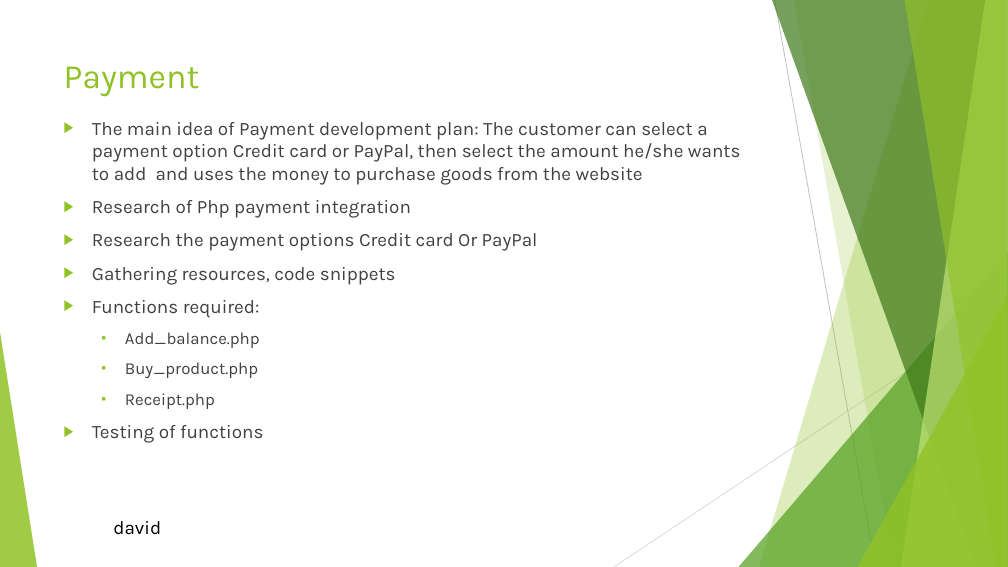
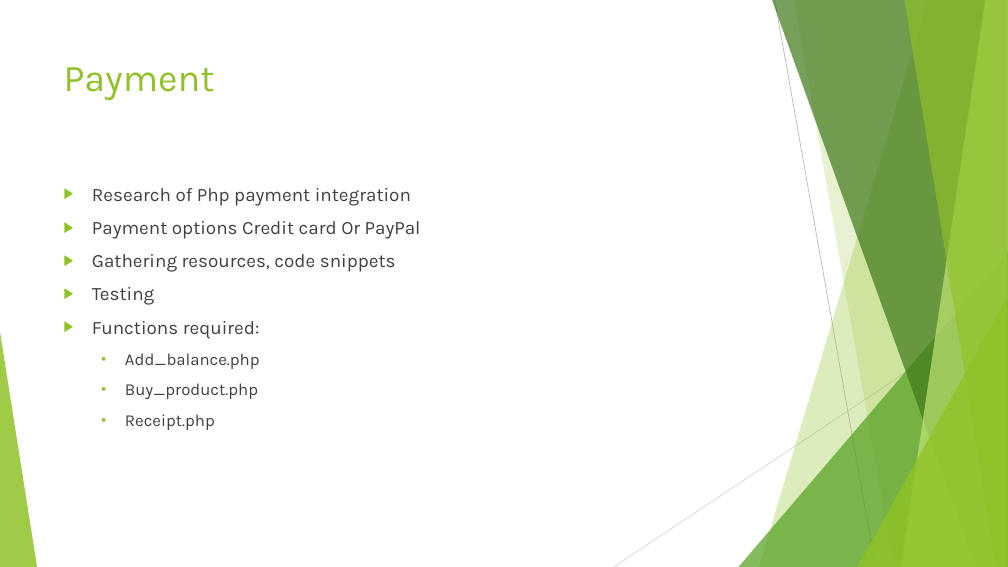
Before and after one commit to ASA786/supermarket_app, a slide deck: slide 17 of Team Project/Presentation (1).pptx (slide 15 before the commit). Drawn at 1008x567 pixels with LibreOffice and Linux fonts; fonts in the diff are those of the drawing. Boxes give left, top, right and bottom in pixels: in the first picture for what was removed or moved away, otherwise in the second. Text is boxed around its words. In the diff, an @@ line names an element or a change of style, - is before the commit and + after.

```diff
--- a/Team Project/Presentation (1).pptx
+++ b/Team Project/Presentation (1).pptx
@@ title "Payment" at <box>64,67,215,101</box>: size 32.4 to 36 pt @@
@@ text at <box>92,122,741,185</box>: paragraph removed @@
-▶ The main idea of Payment development plan: The customer can select a payment option Credit card or PayPal, then select the amount he/she wants to add and uses the money to purchase goods from the website
@@ text "Research of Php payment integration": place and size @@
-text "Research of Php payment integration" at <box>92,122,741,443</box>
+text "Research of Php payment integration" at <box>92,188,421,430</box>
@@ text at <box>92,221,421,239</box>: text changed @@
-▶ Research the payment options Credit card Or PayPal
+▶ Payment options Credit card Or PayPal
@@ text at <box>92,287,154,305</box>: paragraph added @@
+▶ Testing
@@ text at <box>92,425,263,443</box>: paragraph removed @@
-▶ Testing of functions
@@ text removed at <box>113,521,161,535</box> @@
-david
```
Also in this commit, not shown: 14 other slides changed, 5 slides added, 3 slides removed.
